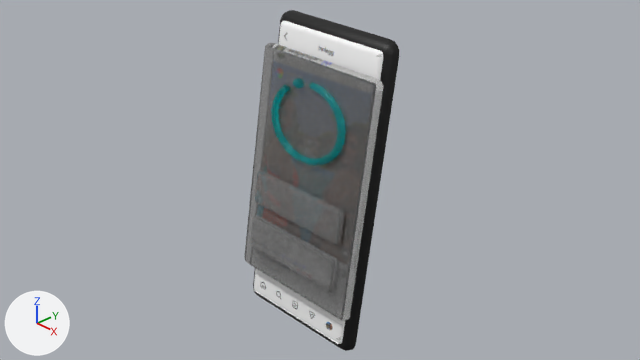
Two versions of the Blender file assets/blender/IntentGate.blend, one commit apart.
Camera for both pictures: the file's camera 'Camera'. The axes (+X, +Y, +Z) are drawn at lower left. The lights are the same throughout. The picture after the commit comes second.

Objects in the first picture: 'Gate_CountdownDot', 'Gate_IntentCard_2', 'Gate_IntentCard_3', 'Gate_Panel', 'Phone_Body', 'Phone_Screen'.
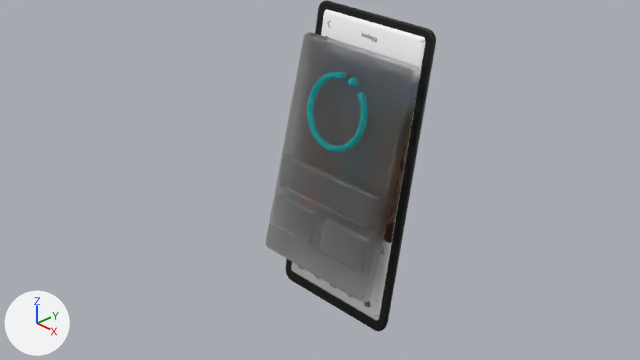
Changed parts and their boxes [x1, y1, x2, y2] in the pictures (640 x 360 px; the box of a moved part takes in the faces that stretch with it):
'Gate_Panel', surface changed, moved, turned
    before: [244, 43, 383, 321]
    after: [266, 32, 421, 302]
'Phone_Body', reshaped, moved, turned
    before: [253, 10, 399, 351]
    after: [286, 0, 436, 332]
'Phone_Screen', reshaped, moved, turned
    before: [254, 21, 383, 344]
    after: [291, 9, 425, 320]
'Gate_IntentCard_2', surface changed, moved, turned, rescaled
    before: [255, 170, 345, 245]
    after: [319, 218, 370, 273]
'Gate_IntentCard_3.001', added
    after: [278, 154, 380, 231]
'Gate_IntentCard_3', hidden
    before: [250, 215, 338, 292]
'Gate_CountdownDot', surface changed, moved, turned, rescaled
    before: [271, 78, 345, 165]
    after: [307, 72, 367, 152]
'Gate_IntentCard_2.001', added
    after: [271, 193, 317, 244]
part 1 of me_phone_body, moved or reshaped (not visible before)
    after: [286, 0, 433, 332]
part 2 of me_phone_screen, deleted
    before: [254, 290, 338, 344]

The change, as a list of edits to the scene's bpy script:
```text
Change mat_modal_cover:
    mat_modal_cover.roughness: 0.125 -> 0.5
    mat_modal_cover.transmission_weight: 0.9 -> 1.0
    add mat_modal_cover.subsurface_weight = 0.5
Change mat_modal_toast:
    mat_modal_toast.roughness: 0.125 -> 0.5
    mat_modal_toast.transmission_weight: 0.9 -> 1.0
Change mat_countdown_ring:
    mat_countdown_ring.roughness: 0.125 -> 0.75
Change me_phone_body:
    used by ob_phone_body; location = (-0.235, 0.175, -0.249); rotation_euler = (0.162, 0.0, 3.142), in degrees (9.3, 0, 180); scale = (0.564, 0.564, 0.564)
    remove me_phone_body.from_pydata(...)  # 112 vertices, 90 faces; spans x -1.8..1.8, y -0.17..0.17, z -3.7..3.7
    add me_phone_body.from_pydata(...)  # 96 vertices, 86 faces; spans x -1.8..1.8, y -0.11..0.17, z -3.7..3.7
    me_phone_body part 1
    36 vertices are removed from x -1.72..1.72, y -0.17..-0.06, z -3.62..3.62
    25 faces are deleted
    20 vertices are added at x -1.73..1.73, y -0.11..-0.1, z -3.63..3.63
    21 new faces join them
Change me_phone_screen:
    used by ob_phone_screen; location = (-0.235, 0.064, -0.231); rotation_euler = (0.162, 0.0, 3.142), in degrees (9.3, 0, 180); scale = (0.564, 0.564, 0.564)
    verts and faces of me_phone_screen; kept vertices keep their numbers, new ones are numbered from 96
    remove me_phone_screen.from_pydata(...)  # 96 vertices, 77 faces; spans x -1.62..1.62, y -0.11..0.03, z -3.5..3.5
    add me_phone_screen.from_pydata(...)  # 88 vertices, 71 faces; spans x -1.62..1.62, y -0.11..0.03, z -3.5..3.5
    me_phone_screen part 2
    add delete_vertices([1, 2, 3, 5, 8, 9, 50, 53])  # with the faces that use them
Change ob_phone_body:
    ob_phone_body.location: (-0.235, 0.175, -0.249) -> (-0.235, 0.875, -0.249)
    ob_phone_body.rotation_euler: (0.162, 0.0, 3.142) -> (-0.175, 0.0, 0.0)  # degrees (9.3, 0, 180) -> degrees (-10, 0, 0)
Change ob_phone_screen:
    add ob_phone_screen.parent = ob_phone_body
    add ob_phone_screen.matrix_parent_inverse = Matrix(((1.773, 0.0, 0.0, 0.417), (0.0, 1.773, 0.0, -1.552), (0.0, 0.0, 1.773, 0.442), (0.0, 0.0, 0.0, 1.0)))
    ob_phone_screen.location: (-0.235, 0.064, -0.231) -> (-0.235, 0.807, -0.231)
    ob_phone_screen.rotation_euler: (0.162, 0.0, 3.142) -> (0.0, 0.0, 3.142)  # degrees (9.3, 0, 180) -> degrees (0, 0, 180)
Change ob_gate_panel:
    ob_gate_panel.location: (-0.16, -0.116, -0.101) -> (-0.238, 0.484, -0.101)
    ob_gate_panel.rotation_euler: (0.162, 0.0, 3.142) -> (0.262, 6.283, 3.142)  # degrees (9.3, 0, 180) -> degrees (15, 360, 180)
Change ob_gate_intentcard_2:
    ob_gate_intentcard_2.location: (-0.16, -0.254, -0.422) -> (0.262, 0.187, -0.992)
    ob_gate_intentcard_2.rotation_euler: (0.162, 0.0, 3.142) -> (0.262, 0.0, 3.142)  # degrees (9.3, 0, 180) -> degrees (15, 0, 180)
    ob_gate_intentcard_2.scale: (0.711, 0.564, 0.564) -> (0.356, 0.564, 0.564)
Change ob_gate_intentcard_3:
    ob_gate_intentcard_3.rotation_euler: (0.162, 0.0, 3.142) -> (0.0, 0.0, 3.142)  # degrees (9.3, 0, 180) -> degrees (0, 0, 180)
    add ob_gate_intentcard_3.hide_render = True
Change ob_gate_countdowndot:
    ob_gate_countdowndot.location: (-0.391, 0.011, 1.126) -> (-0.094, 0.679, 1.049)
    ob_gate_countdowndot.rotation_euler: (0.162, 0.0, 3.142) -> (-0.262, 0.0, 0.0)  # degrees (9.3, 0, 180) -> degrees (-15, 0, 0)
    ob_gate_countdowndot.scale: (0.711, 0.564, 0.564) -> (0.566, 0.564, 0.564)
Add ob_gate_intentcard_3_001:
    ob_gate_intentcard_3_001 = bpy.data.objects.new('Gate_IntentCard_3.001', me_gate_intentcard_3_001)  # 101 vertices, 81 faces; spans x -1.29..1.29, y -0.05..0.05, z -0.42..0.42; in mat_modal_toast (white #ffffff)
    ob_gate_intentcard_3_001.location = (-0.238, 0.337, -0.434)
    ob_gate_intentcard_3_001.rotation_euler = (0.262, 0.0, 3.142)  # degrees (15, 0, 180)
    ob_gate_intentcard_3_001.scale = (0.711, 0.564, 0.564)
Add ob_gate_intentcard_2_001:
    ob_gate_intentcard_2_001 = bpy.data.objects.new('Gate_IntentCard_2.001', me_gate_intentcard_2.copy())  # the mesh of ob_gate_intentcard_2
    ob_gate_intentcard_2_001.parent = ob_gate_intentcard_2
    ob_gate_intentcard_2_001.location = (-0.738, 0.156, -0.984)
    ob_gate_intentcard_2_001.rotation_euler = (0.262, 0.0, 3.142)  # degrees (15, 0, 180)
    ob_gate_intentcard_2_001.scale = (0.356, 0.564, 0.564)
```
